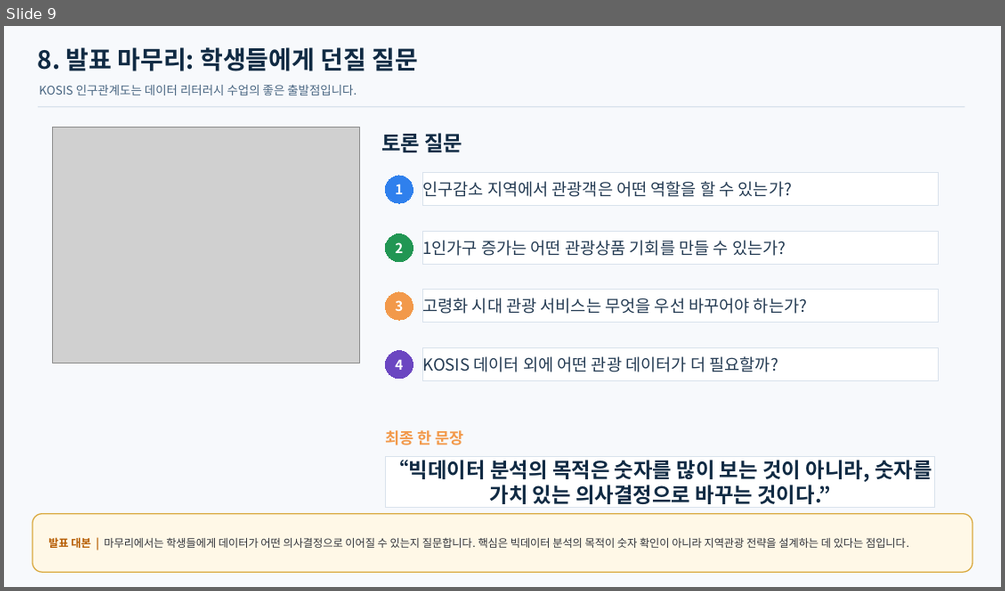
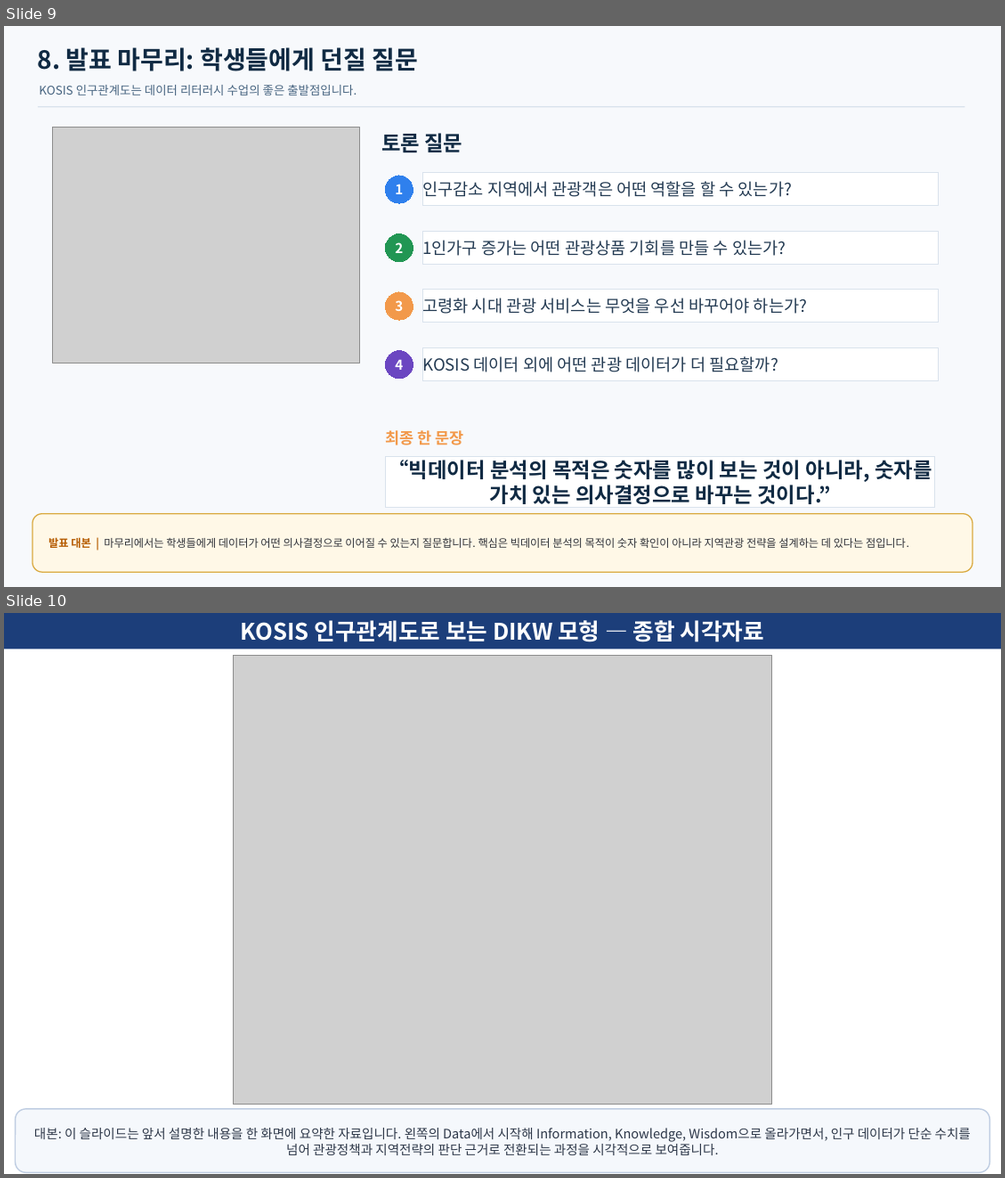
Before and after one commit to joycomfortablelee-android/sunshine-wellness, a slide deck: learn/assets/kosis-dikw-population-tourism-slides.pptx. Shown one above the other, each under a label of ours: slide 9 before the commit, slides 9 and 10 after it. The pictures are 1005x591 and 1005x1178 pixels, drawn with LibreOffice and Linux fonts; fonts in the diff are those of the drawing; grey boxes stand for pictures. Boxes give left, top, right and bottom in pixels: in the first picture for what was removed or moved away, otherwise in the second. Text is boxed around its words. In the diff, an @@ line names an element or a change of style, - is before the commit and + after.

```diff
--- a/learn/assets/kosis-dikw-population-tourism-slides.pptx
+++ b/learn/assets/kosis-dikw-population-tourism-slides.pptx
@@ slide 10 added at <box>4,613,1001,1174</box>, background #FFFFFF @@
@@ rectangle added at <box>4,613,1001,649</box>, fill #1C3E7A, 22 pt, text #FFFFFF, bold @@
+KOSIS 인구관계도로 보는 DIKW 모형 — 종합 시각자료
@@ picture added at <box>233,655,772,1104</box> @@
@@ rounded rectangle added at <box>16,1109,989,1172</box>, fill #F5F8FC, outline #BFCDE2 1.2 pt, 12.5 pt, text #2D3748 @@
+대본: 이 슬라이드는 앞서 설명한 내용을 한 화면에 요약한 자료입니다. 왼쪽의 Data에서 시작해 Information, Knowledge, Wisdom으로 올라가면서, 인구 데이터가 단순 수치를 넘어 관광정책과 지역전략의 판단 근거로 전환되는 과정을 시각적으로 보여줍니다.
```
Also in this commit, not shown: 1 other file.
